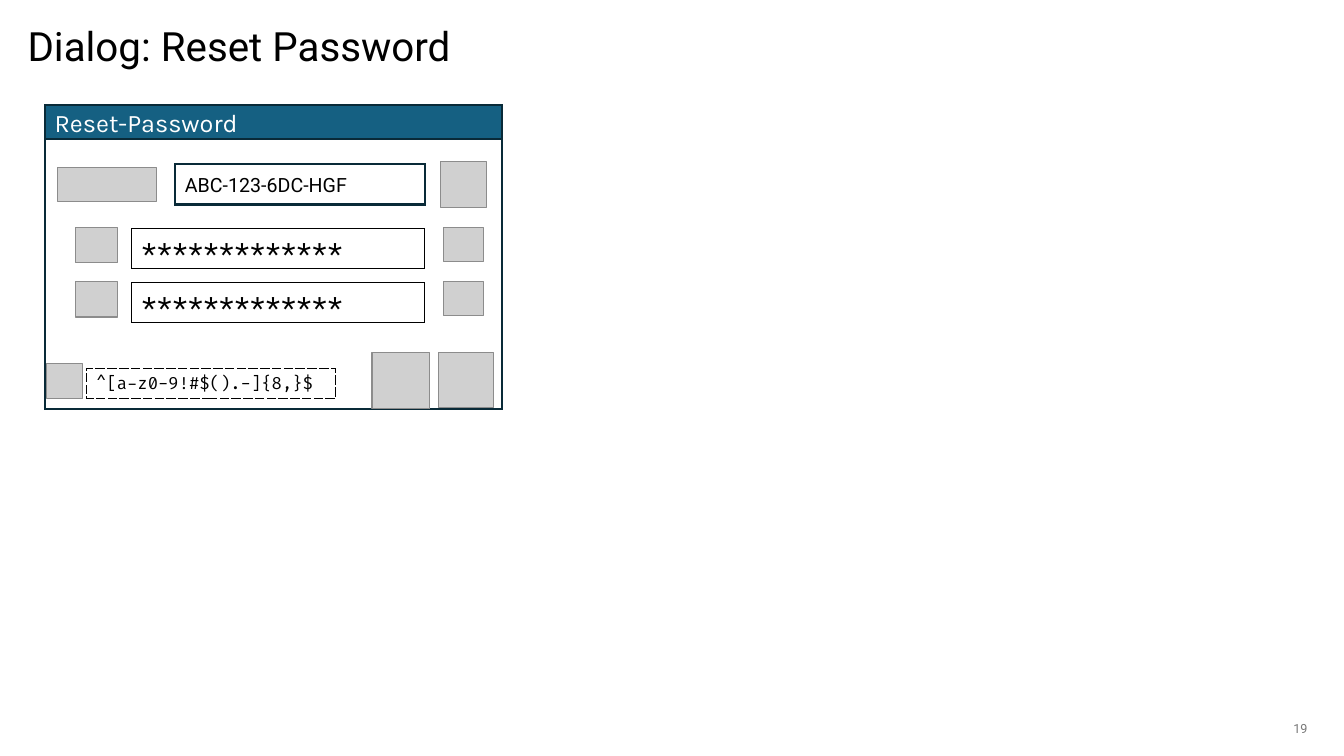
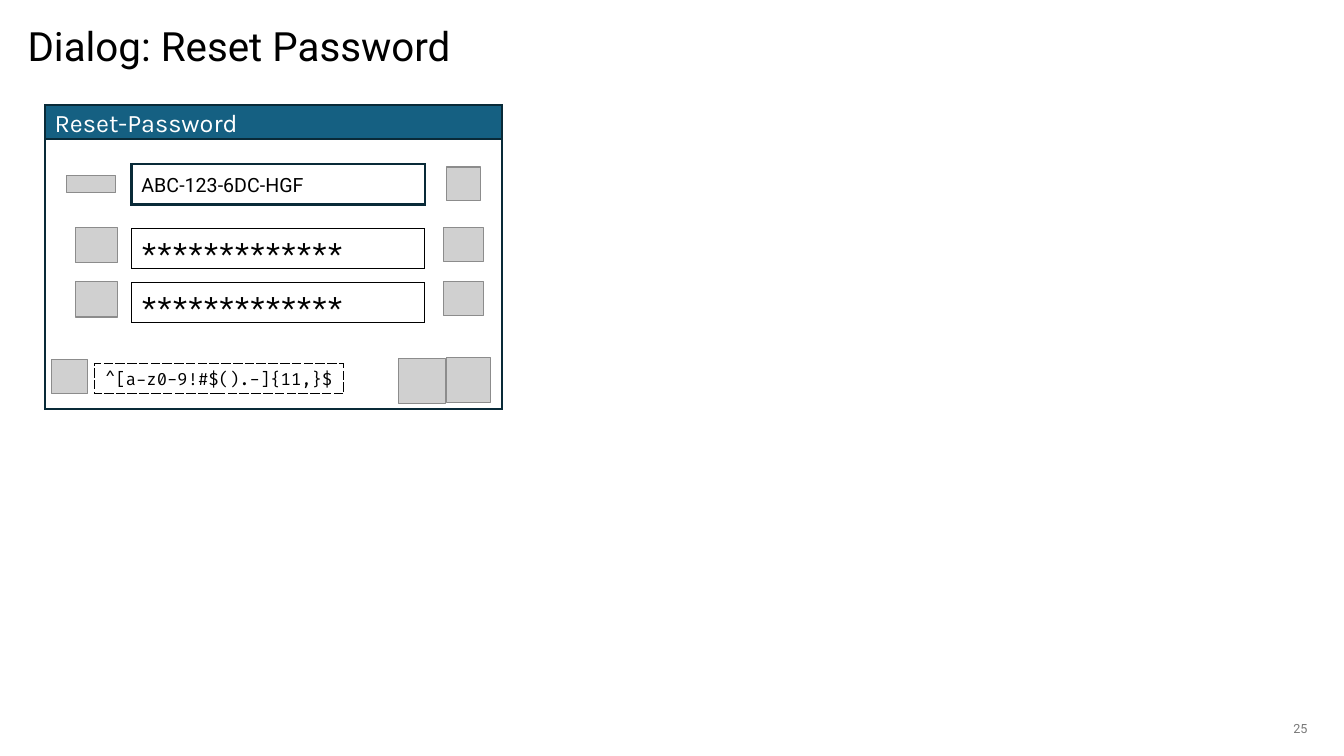
Before and after one commit to BlitzkriegSoftware/item_organizer, a slide deck: slide 25 of docs/ui-design.pptx (slide 19 before the commit). Drawn at 1344x756 pixels with LibreOffice and Linux fonts; fonts in the diff are those of the drawing; grey boxes stand for pictures; background and template pictures are left out. Boxes give left, top, right and bottom in pixels: in the first picture for what was removed or moved away, otherwise in the second. Text is boxed around its words. In the diff, an @@ line names an element or a change of style, - is before the commit and + after.

```diff
--- a/docs/ui-design.pptx
+++ b/docs/ui-design.pptx
@@ picture: place and size @@
-picture at (57, 167, 156, 202)
+picture at (67, 175, 115, 193)
@@ rectangle "ABC-123-6DC-HGF": place and size @@
-rectangle "ABC-123-6DC-HGF" at (175, 164, 425, 205)
+rectangle "ABC-123-6DC-HGF" at (131, 164, 424, 205)
@@ picture: place and size @@
-picture at (441, 161, 486, 207)
+picture at (447, 167, 481, 202)
@@ picture: place and size @@
-picture at (46, 364, 83, 399)
+picture at (51, 359, 88, 394)
@@ picture: place and size @@
-picture at (372, 353, 430, 409)
+picture at (399, 358, 446, 403)
@@ picture: place and size @@
-picture at (439, 353, 494, 408)
+picture at (447, 358, 491, 402)
@@ rectangle "^[a-z0-9!#$().-]{11,}$": place and size @@
-rectangle "^[a-z0-9!#$().-]{11,}$" at (87, 368, 336, 398)
+rectangle "^[a-z0-9!#$().-]{11,}$" at (95, 363, 344, 393)
@@ text in rectangle at (105, 372, 332, 388): text changed @@
-^[a-z0-9!#$().-]{8,}$
+^[a-z0-9!#$().-]{11,}$
@@ page number at (1293, 724, 1307, 733): text changed @@
-19
+25
```
Also in this commit, not shown: 10 other slides changed, 13 slides added, 1 slide removed, 11 other files.
